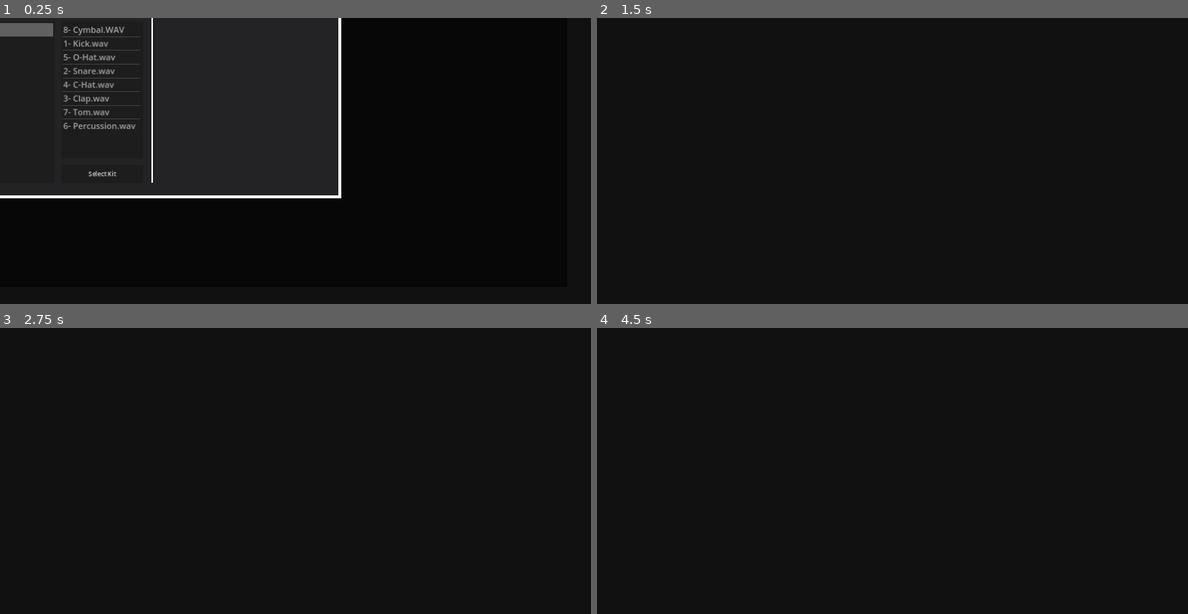
Above: before the commit, frames 1-4 (two rows, left to right).
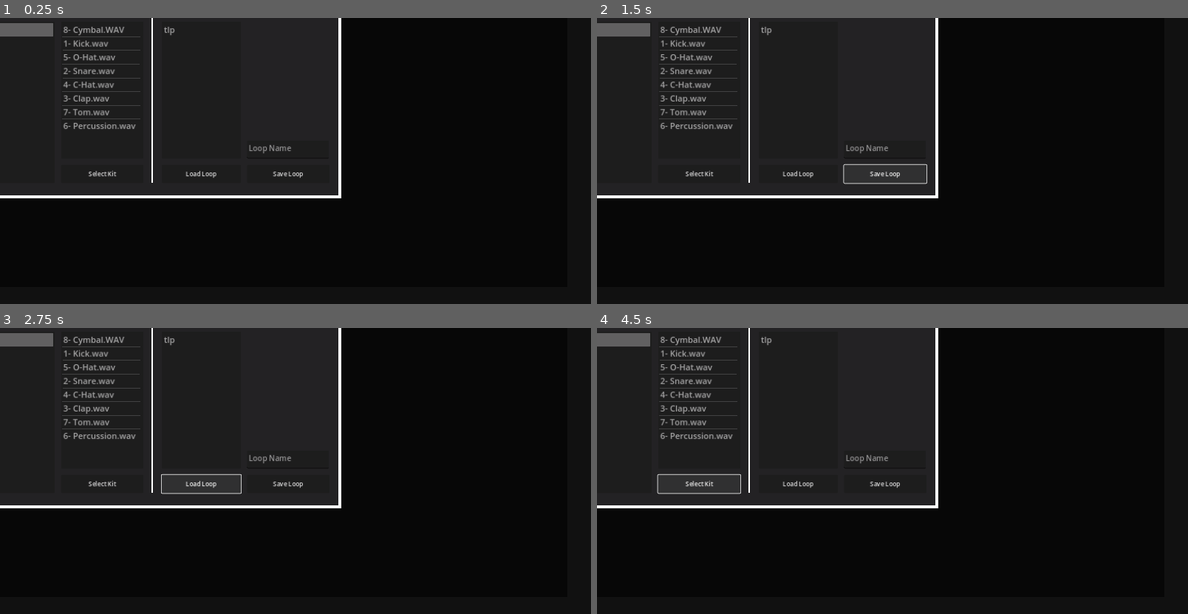
Above: after the commit, the same moments.

Repository: JulienToumieh/bsteppr
Game: Godot game, scene res://scenes/change_kit_popup.tscn
Two runs of this game, one before a commit and one after it. Both use one fixed random seed, a clock stepped at 60 frames per second and the inputs below. This scene is started directly instead of the project's main scene.
Inputs (mouse positions are in pixels of both pictures, inside the frame that each line leads up to):
- Up to frame 1 (0.25 s): no input
- Up to frame 2 (1.5 s): click (750, 89) at 0.5 s; click (886, 175) at 1.25 s, where only the run after the commit has a clickable "Save Loop"
- Up to frame 3 (2.75 s): click (200, 485) at 2 s, where only the run after the commit has a clickable "Load Loop"
- Up to frame 4 (4.5 s): click (697, 485) at 2.75 s, where only the run after the commit has a clickable "Select Kit"; click (750, 399) at 3.52 s; click (697, 485) at 4.25 s, where only the run after the commit has a clickable "Select Kit"

The runs differ from the first frame. In frame 1, 0.2% of the frame differs, in the area x 27-52%, y 3-57%; in frame 2, 4.0%, in the area x 0-58%, y 0-64%; in frame 3, 3.9%; in frame 4, 4.0%.

Commit message:
Implemented saving and loading loops in the UI

Diff:
--- a/Globals.gd
+++ b/Globals.gd
@@ -38,10 +38,7 @@
 var swing = 0
 var timer : Timer
 
-var executable_path = OS.get_executable_path().get_base_dir()
-var android_path = "/storage/emulated/0/BSteppr"
-var data_path
-
+var data_path = "user:/"
 
 func updateUI():
 	emit_signal("update_ui")
@@ -92,6 +89,7 @@
 		togglePlayback()
 
 func save_loop(loopName):
+	DirAccess.make_dir_absolute(data_path + "/Loop Presets/")
 	var save_file = FileAccess.open(data_path + "/Loop Presets/" + loopName + ".blp", FileAccess.WRITE)
 
 	var loop_data = {
@@ -116,21 +114,24 @@
 	beat = loop_data["beat"]
 	loop = loop_data["loop"]
 
+	activeBeat = beat[activeLoop]
 
 
 func _ready():
-	if OS.has_feature("android"):
+	'if OS.has_feature("android"):
 		OS.request_permissions()
 		data_path = "/storage/emulated/0/BSteppr"
 	else:
 		data_path = OS.get_executable_path().get_base_dir()
-		DirAccess.make_dir_absolute(data_path + "/Loop Presets")
+		DirAccess.make_dir_absolute(data_path + "/Loop Presets")'
 
 	for key in beat.keys():
 		for i in range(16):
 			beat[key].append(Array())
 			for j in range(8):
 				beat[key][i].append("0000")
+
+	save_loop("tlp")
 
 	loadInstruments(currentKit)
 	setTempo()
--- a/scenes/change_kit_popup.gd
+++ b/scenes/change_kit_popup.gd
@@ -1,6 +1,7 @@
 extends Node2D
 
 var selectedKit = null
+var selectedLoop = null
 
 func _ready():
 	position = get_viewport().get_size() / 2
@@ -12,12 +13,33 @@
 	selectedKit = Globals.currentKit
 	selectItemName(selectedKit)
 	loadKitInstruments()
+	loadLoopPresets()
 
 func loadKitInstruments():
 	get_node("KIntrumentsList").clear()
 	var insts = Globals.getFileNames("res://drum_kits/" + selectedKit + "/")
 	for ins in insts:
 		get_node("KIntrumentsList").add_item(ins)
+
+
+func loadLoopPresets():
+	var dir = DirAccess.open(Globals.data_path + "/Loop Presets/")
+	var file_names = []
+
+	if dir:
+		dir.list_dir_begin()
+		var file_name = dir.get_next()
+
+		while file_name != "":
+			if not dir.current_is_dir():
+				file_names.append(file_name.get_basename())
+			file_name = dir.get_next()
+
+		dir.list_dir_end()
+
+	get_node("LoopPresetList").clear()
+	for loop in file_names:
+		get_node("LoopPresetList").add_item(loop)
 
 func _on_close_popup_pressed():
 	queue_free()
@@ -60,3 +82,18 @@
 func _on_k_intruments_list_item_clicked(index, at_position, mouse_button_index):
 	get_node("InstrumentPlayer").stream = load("res://drum_kits/" + selectedKit + "/" + get_node("KIntrumentsList").get_item_text(index))
 	get_node("InstrumentPlayer").play()
+
+
+func _on_b_save_loop_pressed():
+	if get_node("InputLoopName").text != "":
+		Globals.save_loop(get_node("InputLoopName").text)
+		get_node("InputLoopName").text = ""
+		loadLoopPresets()
+
+func _on_b_load_loop_pressed():
+	if selectedLoop != null:
+		Globals.load_loop(selectedLoop)
+		Globals.updateUI()
+
+func _on_loop_preset_list_item_clicked(index, at_position, mouse_button_index):
+	selectedLoop = get_node("LoopPresetList").get_item_text(index)
--- a/scenes/change_kit_popup.tscn
+++ b/scenes/change_kit_popup.tscn
@@ -55,7 +55,7 @@
 offset_right = 488.0
 offset_bottom = -200.0
 theme_override_font_sizes/font_size = 30
-text = "Beat Presets"
+text = "Loop Presets"
 horizontal_alignment = 1
 vertical_alignment = 1
 
@@ -82,8 +82,40 @@
 
 [node name="InstrumentPlayer" type="AudioStreamPlayer" parent="."]
 
+[node name="LoopPresetList" type="ItemList" parent="."]
+offset_left = 24.0
+offset_top = -184.0
+offset_right = 232.0
+offset_bottom = 176.0
+theme_override_font_sizes/font_size = 22
+
+[node name="InputLoopName" type="TextEdit" parent="."]
+offset_left = 248.0
+offset_top = 128.0
+offset_right = 464.0
+offset_bottom = 176.0
+theme_override_font_sizes/font_size = 20
+placeholder_text = "Loop Name"
+
+[node name="BSaveLoop" type="Button" parent="."]
+offset_left = 248.0
+offset_top = 192.0
+offset_right = 464.0
+offset_bottom = 240.0
+text = "Save Loop"
+
+[node name="BLoadLoop" type="Button" parent="."]
+offset_left = 24.0
+offset_top = 192.0
+offset_right = 232.0
+offset_bottom = 240.0
+text = "Load Loop"
+
 [connection signal="pressed" from="ClosePopup" to="." method="_on_close_popup_pressed"]
 [connection signal="item_selected" from="KitList" to="." method="_on_item_list_item_selected"]
 [connection signal="item_clicked" from="KIntrumentsList" to="." method="_on_k_intruments_list_item_clicked"]
 [connection signal="item_selected" from="KIntrumentsList" to="." method="_on_k_intruments_list_item_selected"]
 [connection signal="pressed" from="BSelectKit" to="." method="_on_b_select_kit_pressed"]
+[connection signal="item_clicked" from="LoopPresetList" to="." method="_on_loop_preset_list_item_clicked"]
+[connection signal="pressed" from="BSaveLoop" to="." method="_on_b_save_loop_pressed"]
+[connection signal="pressed" from="BLoadLoop" to="." method="_on_b_load_loop_pressed"]
